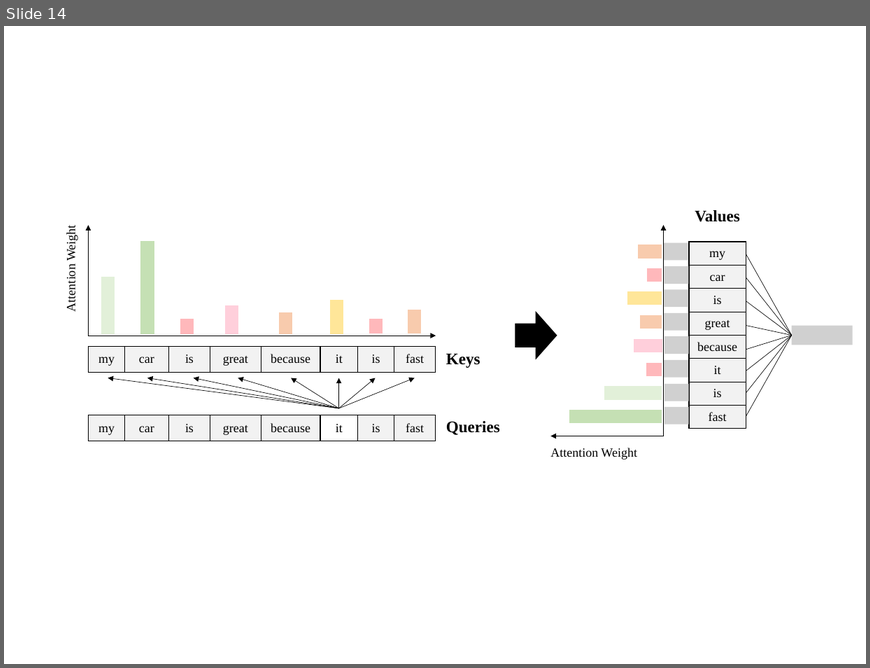
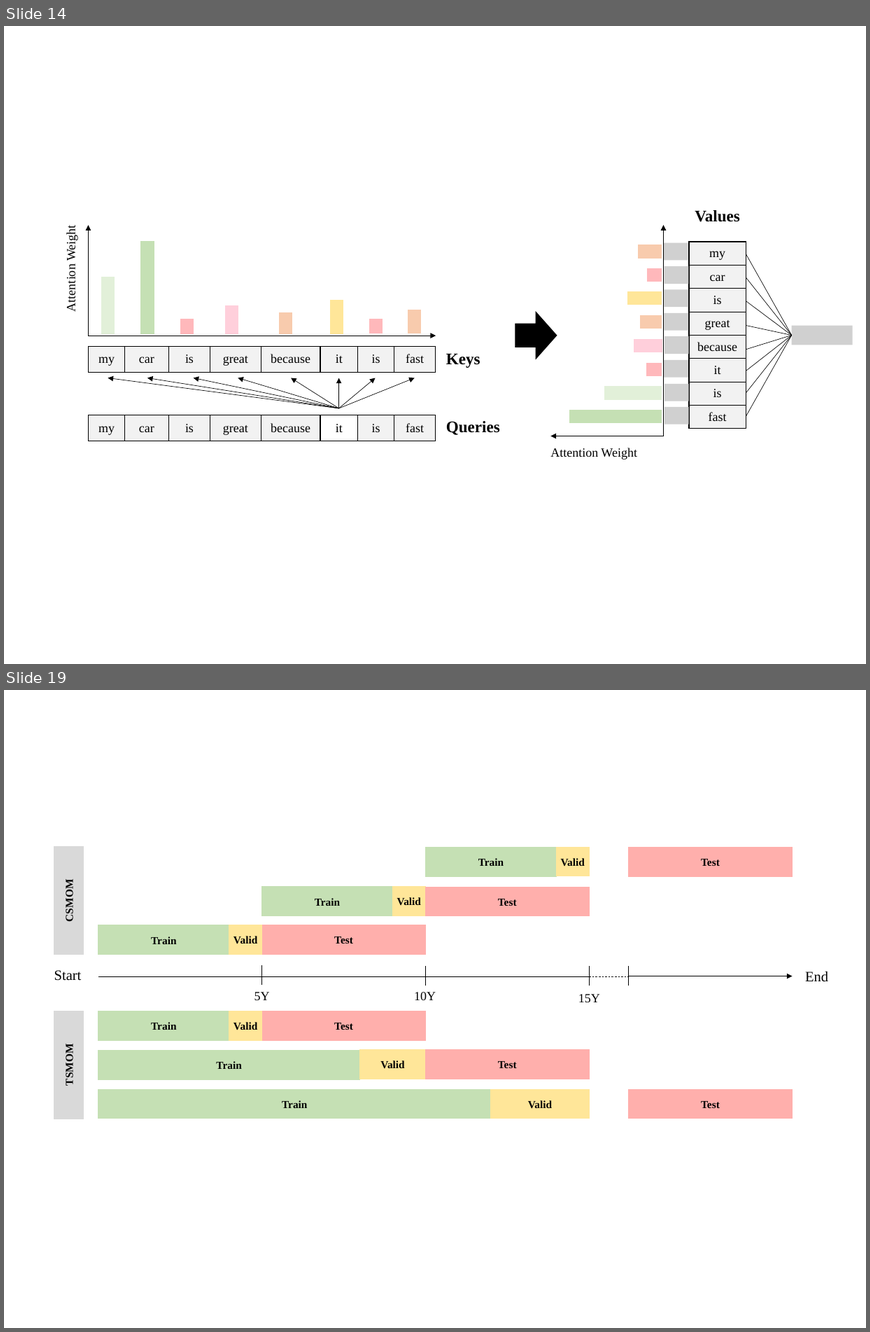
Before and after one commit to nikampe/Deep_Learning_Enhanced_Multi_Asset_CSMOM_TSMOM, a slide deck: figures_tables/Thesis/Figures.pptx. Shown one above the other, each under a label of ours: slide 14 before the commit, slides 14 and 19 after it; the slides between them are not shown. The pictures are 870x668 and 870x1332 pixels, drawn with LibreOffice and Linux fonts; fonts in the diff are those of the drawing; grey boxes stand for pictures. Boxes give left, top, right and bottom in pixels: in the first picture for what was removed or moved away, otherwise in the second. Text is boxed around its words. In the diff, an @@ line names an element or a change of style, - is before the commit and + after.

Commit message:
FINAL
FINAL

```diff
--- a/figures_tables/Thesis/Figures.pptx
+++ b/figures_tables/Thesis/Figures.pptx
@@ slide 19 added at <box>4,690,866,1328</box>, background #FFFFFF @@
@@ rectangle added at <box>54,847,83,955</box>, fill #D9D9D9, outline #D9D9D9 1 pt, 12 pt, text #000000, bold @@
+CSMOM
@@ rectangle added at <box>426,848,556,876</box>, fill #C5E0B4, outline #C5E0B4 1 pt, 12 pt, text #000000, bold @@
+Train
@@ rectangle added at <box>556,848,589,876</box>, fill #FFE699, outline #FFE699 1 pt, 12 pt, text #000000, bold @@
+Valid
@@ rectangle added at <box>629,848,793,876</box>, fill #FFAFAC, outline #FFAFAC 1 pt, 12 pt, text #000000, bold @@
+Test
@@ rectangle added at <box>262,887,392,916</box>, fill #C5E0B4, outline #C5E0B4 1 pt, 12 pt, text #000000, bold @@
+Train
@@ rectangle added at <box>392,887,426,916</box>, fill #FFE699, outline #FFE699 1 pt, 12 pt, text #000000, bold @@
+Valid
@@ rectangle added at <box>426,887,589,916</box>, fill #FFAFAC, outline #FFAFAC 1 pt, 12 pt, text #000000, bold @@
+Test
@@ rectangle added at <box>98,925,229,955</box>, fill #C5E0B4, outline #C5E0B4 1 pt, 12 pt, text #000000, bold @@
+Train
@@ rectangle added at <box>229,925,262,955</box>, fill #FFE699, outline #FFE699 1 pt, 12 pt, text #000000, bold @@
+Valid
@@ rectangle added at <box>262,925,426,955</box>, fill #FFAFAC, outline #FFAFAC 1 pt, 12 pt, text #000000, bold @@
+Test
@@ text added at <box>54,970,82,980</box>, 16 pt, text #000000 @@
+Start
@@ line added from (98, 976) to (589, 976), #000000 0.5 pt @@
@@ line added from (262, 985) to (262, 965), #000000 0.5 pt @@
@@ line added from (426, 985) to (426, 966), #000000 0.5 pt @@
@@ line added from (589, 985) to (589, 966), #000000 0.5 pt @@
@@ line added from (589, 977) to (629, 977), #000000 0.5 pt dashed @@
@@ arrow added from (629, 976) to (793, 976), #000000 0.5 pt @@
@@ line added from (629, 985) to (629, 966), #000000 0.5 pt @@
@@ text added at <box>806,971,829,982</box>, 16 pt, text #000000 @@
+End
@@ text added at <box>255,992,270,1000</box>, 14 pt, text #000000 @@
+5Y
@@ text added at <box>414,992,436,1000</box>, 14 pt, text #000000 @@
+10Y
@@ text added at <box>579,994,600,1002</box>, 14 pt, text #000000 @@
+15Y
@@ rectangle added at <box>54,1011,83,1118</box>, fill #D9D9D9, outline #D9D9D9 1 pt, 12 pt, text #000000, bold @@
+TSMOM
@@ rectangle added at <box>98,1011,229,1041</box>, fill #C5E0B4, outline #C5E0B4 1 pt, 12 pt, text #000000, bold @@
+Train
@@ rectangle added at <box>229,1011,262,1041</box>, fill #FFE699, outline #FFE699 1 pt, 12 pt, text #000000, bold @@
+Valid
@@ rectangle added at <box>262,1011,426,1041</box>, fill #FFAFAC, outline #FFAFAC 1 pt, 12 pt, text #000000, bold @@
+Test
@@ rectangle added at <box>98,1050,360,1079</box>, fill #C5E0B4, outline #C5E0B4 1 pt, 12 pt, text #000000, bold @@
+Train
@@ rectangle added at <box>360,1050,426,1079</box>, fill #FFE699, outline #FFE699 1 pt, 12 pt, text #000000, bold @@
+Valid
@@ rectangle added at <box>426,1050,589,1079</box>, fill #FFAFAC, outline #FFAFAC 1 pt, 12 pt, text #000000, bold @@
+Test
@@ rectangle added at <box>98,1089,491,1118</box>, fill #C5E0B4, outline #C5E0B4 1 pt, 12 pt, text #000000, bold @@
+Train
@@ rectangle added at <box>491,1089,589,1118</box>, fill #FFE699, outline #FFE699 1 pt, 12 pt, text #000000, bold @@
+Valid
@@ rectangle added at <box>629,1089,793,1118</box>, fill #FFAFAC, outline #FFAFAC 1 pt, 12 pt, text #000000, bold @@
+Test
```
Also in this commit, not shown: 4 other slides added.
